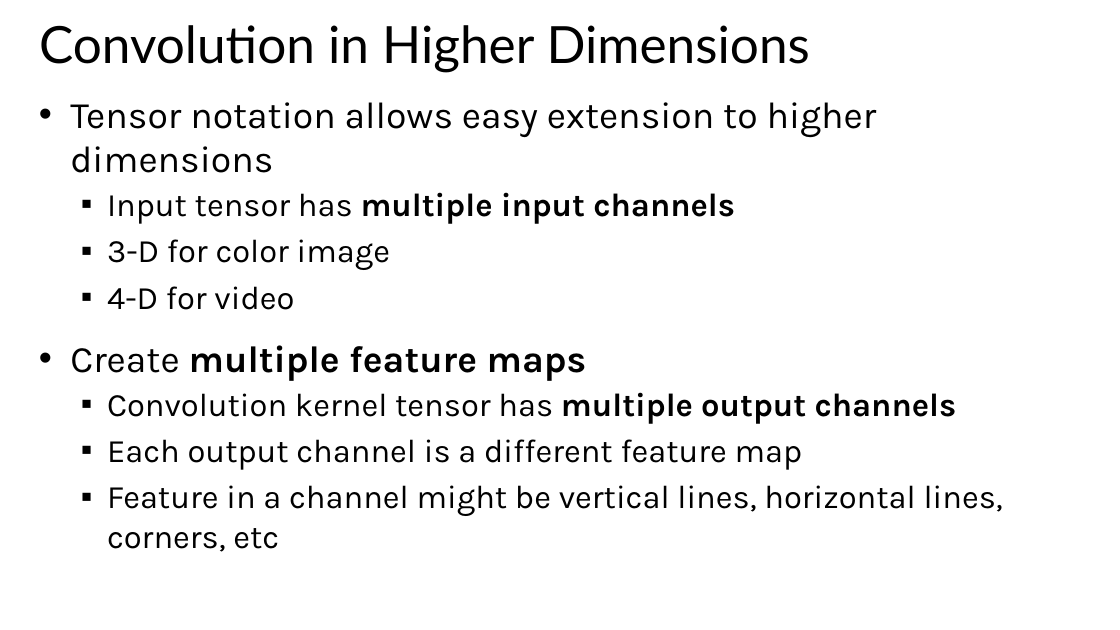
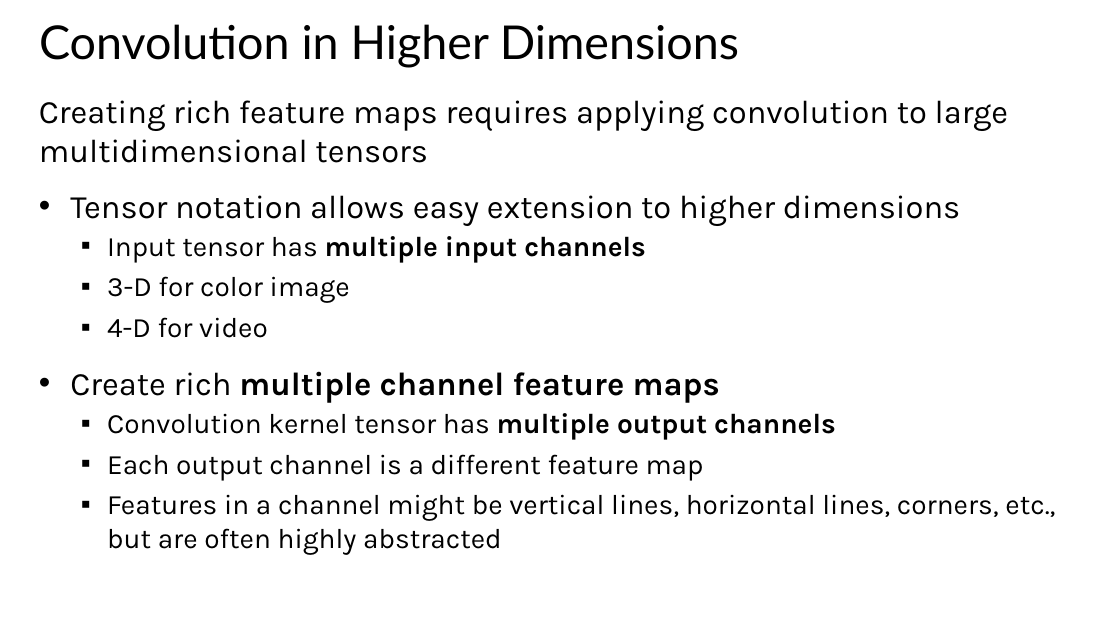
Before and after one commit to StephenElston/CSCI-E25, a slide deck: slide 10 of Slides/6_ConvolutionalNNs.pptx. Drawn at 1120x630 pixels with LibreOffice and Linux fonts; fonts in the diff are those of the drawing. Boxes give left, top, right and bottom in pixels: in the first picture for what was removed or moved away, otherwise in the second. Text is boxed around its words. In the diff, an @@ line names an element or a change of style, - is before the commit and + after.

```diff
--- a/Slides/6_ConvolutionalNNs.pptx
+++ b/Slides/6_ConvolutionalNNs.pptx
@@ title "Convolution in Higher Dimensions" at (39, 24, 739, 68): size 44 to 40 pt @@
@@ text at (39, 100, 1009, 163): paragraph added @@
+Creating rich feature maps requires applying convolution to large multidimensional tensors
@@ text at (70, 195, 961, 480): size 32 to 28 pt in "Tensor notation allows easy extension to higher ..."; size 28 to 24 pt in "Input tensor has multiple input channels", "3-D for color image", "4-D for video", "Convolution kernel tensor has multiple output channels" and 1 more places @@
@@ text at (70, 371, 720, 403): text changed; size 32 to 28 pt @@
-• Create multiple feature maps
+• Create rich multiple channel feature maps
@@ text at (107, 494, 1055, 555): text changed; size 28 to 24 pt @@
-  ▪ Feature in a channel might be vertical lines, horizontal lines, corners, etc
+  ▪ Features in a channel might be vertical lines, horizontal lines, corners, etc., but are often highly abstracted
```
Also in this commit, not shown: 37 other slides changed, 3 slides added, 7 slides removed.
